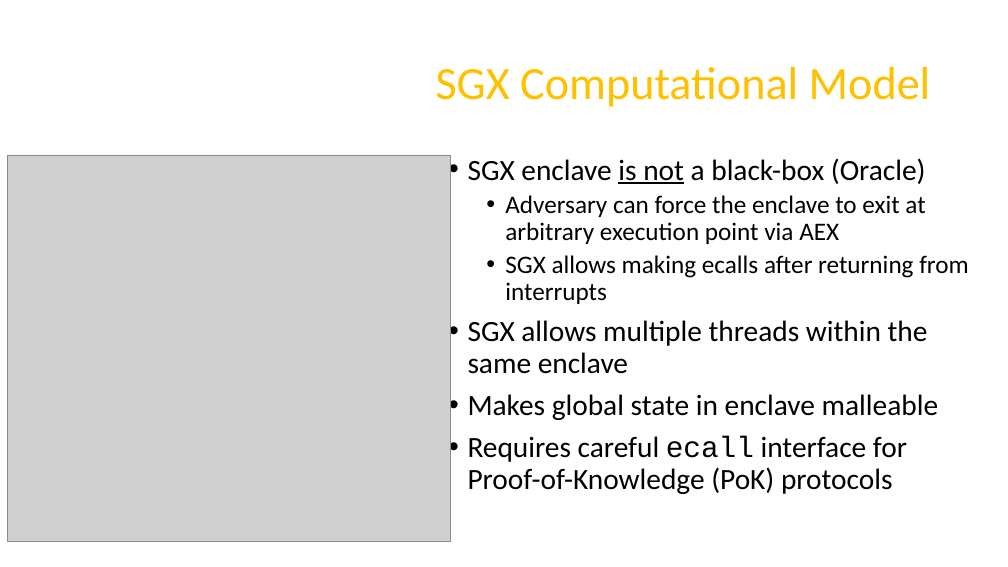
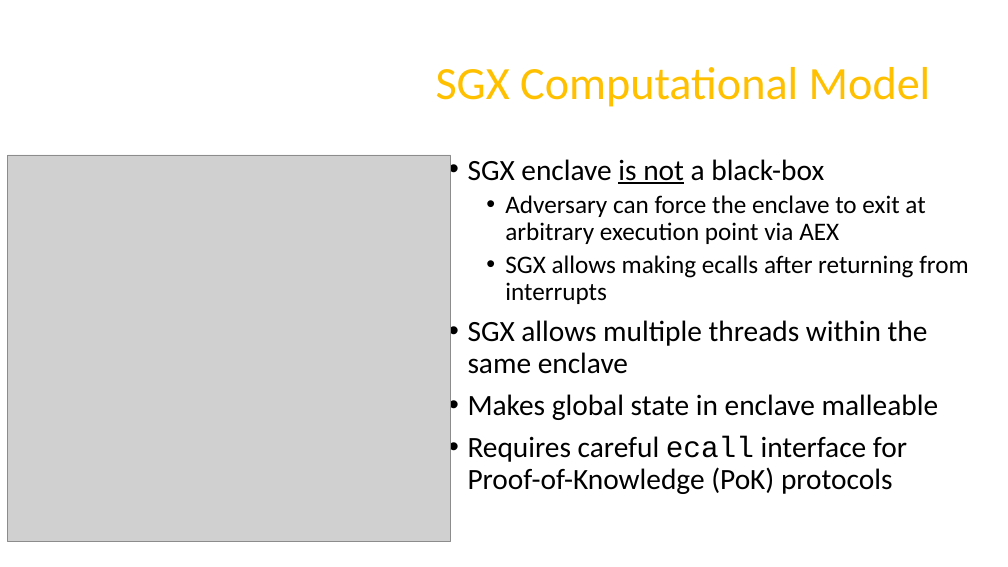
Before and after one commit to axelexic/sgx_remote_attestation_bh_17, a slide deck: slide 7 of presentation/us-17-Swami-SGX-Remote-Attestation-Is-Not-Sufficient.pptx (slide 6 before the commit). Drawn at 1008x567 pixels with LibreOffice and Linux fonts; fonts in the diff are those of the drawing; grey boxes stand for pictures; background and template pictures are left out. Boxes give left, top, right and bottom in pixels: in the first picture for what was removed or moved away, otherwise in the second. Text is boxed around its words. In the diff, an @@ line names an element or a change of style, - is before the commit and + after.

```diff
--- a/presentation/us-17-Swami-SGX-Remote-Attestation-Is-Not-Sufficient.pptx
+++ b/presentation/us-17-Swami-SGX-Remote-Attestation-Is-Not-Sufficient.pptx
@@ text at box(468, 159, 824, 184): text changed @@
-• SGX enclave is not a black-box (Oracle)
+• SGX enclave is not a black-box
```
Also in this commit, not shown: 6 other slides changed, 2 slides added, 1 slide removed.
